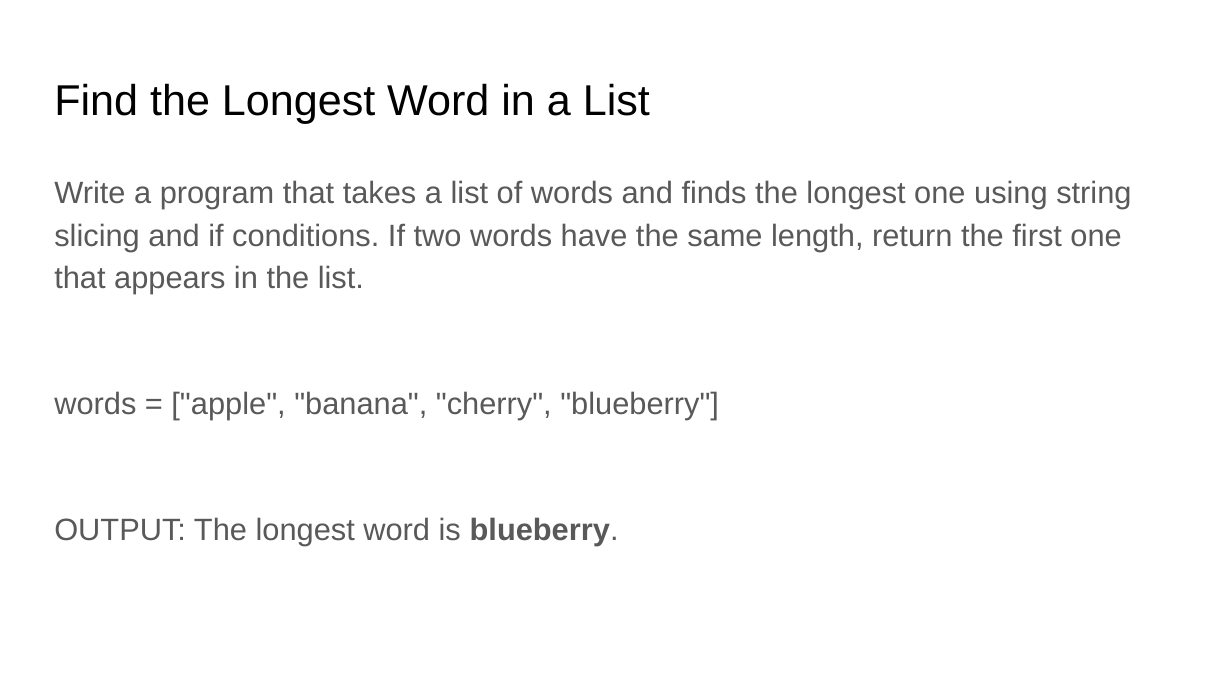
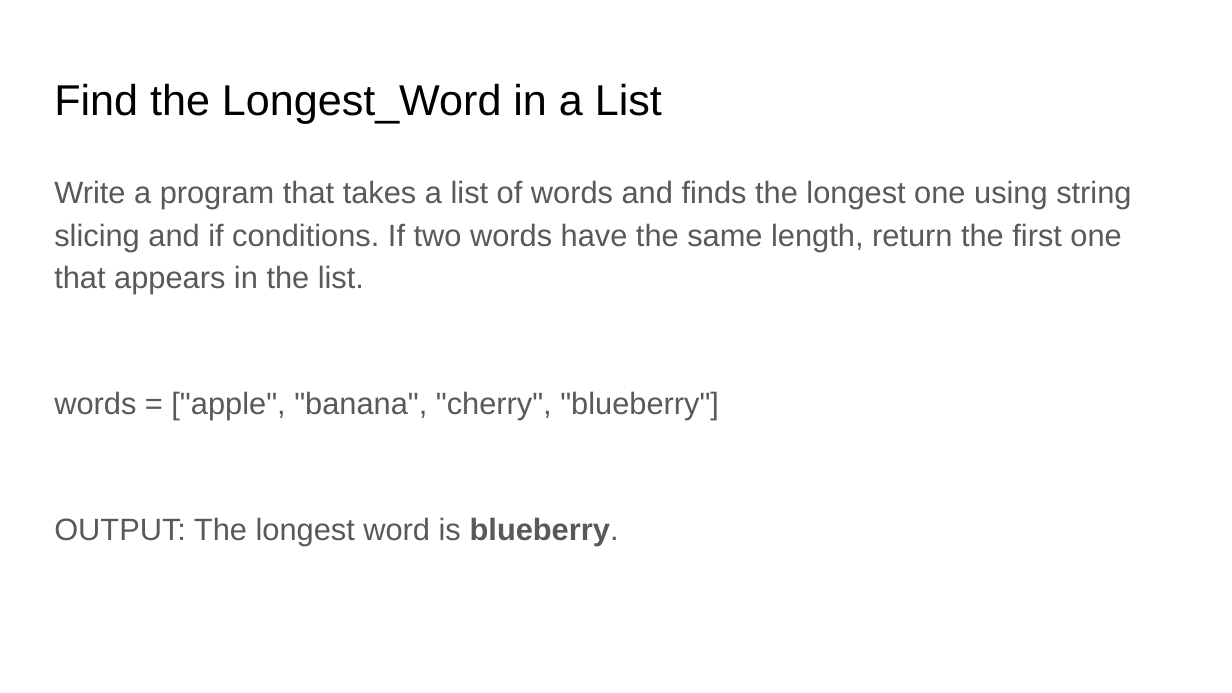
Before and after one commit to nsolaf1/Technology_Programming, a slide deck: slide 5 of Slides/Lesson 13 STR Slice.pptx. Drawn at 1232x693 pixels with LibreOffice and Linux fonts; fonts in the diff are those of the drawing. Boxes give left, top, right and bottom in pixels: in the first picture for what was removed or moved away, otherwise in the second. Text is boxed around its words. In the diff, an @@ line names an element or a change of style, - is before the commit and + after.

```diff
--- a/Slides/Lesson 13 STR Slice.pptx
+++ b/Slides/Lesson 13 STR Slice.pptx
@@ title at box(54, 83, 662, 123): text changed @@
-Find the Longest Word in a List
+Find the Longest_Word in a List
```
Also in this commit, not shown: 6 other files.
